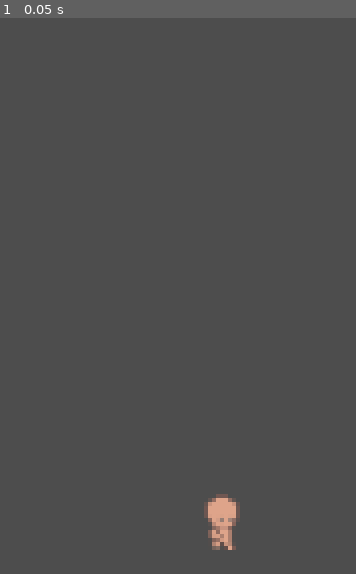
Above: before the commit, frame 1.
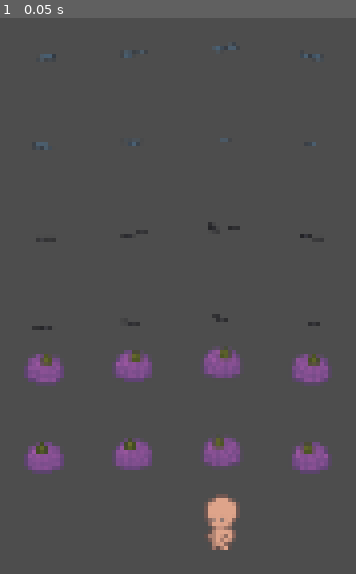
Above: after the commit, the same moment.

Repository: parnpars/bakery_delivery_v1
Game: Godot game, scene res://scenes/baker.tscn
Two runs of this game, one before a commit and one after it. Both use one fixed random seed, a clock stepped at 60 frames per second and the inputs below. The project has no main scene, so this scene is started directly.
Inputs:
- Up to frame 1 (0.05 s): no input

The runs differ from the first frame. In frame 1, 4.3% of the frame differs, in the area x 6-93%, y 5-96%.

Commit message:
added main character tileset

Diff:
--- a/bakery_delivery_godot/scenes/baker.tscn
+++ b/bakery_delivery_godot/scenes/baker.tscn
@@ -299,10 +299,11 @@
 [node name="Baker" type="CharacterBody2D"]
 
 [node name="Sprite2D" type="Sprite2D" parent="."]
+texture = ExtResource("1_yui1g")
 
 [node name="CollisionShape2D" type="CollisionShape2D" parent="."]
 
 [node name="TileMap" type="TileMap" parent="."]
 tile_set = SubResource("TileSet_1uu6c")
 format = 2
-layer_0/tile_data = PackedInt32Array(720900, 917504, 0, 786436, 917504, 1, 720901, 983040, 0, 786437, 983040, 1)
+layer_0/tile_data = PackedInt32Array(720900, 0, 2, 786436, 0, 3, 720901, 65536, 2, 786437, 65536, 3)
